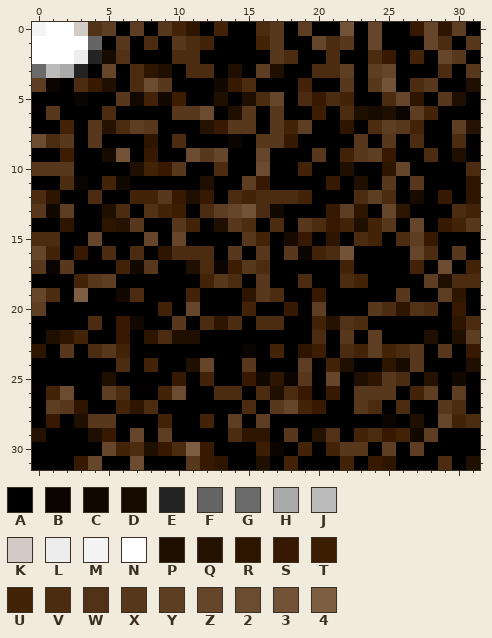
Two states of a pixel-art sprite, img/floor1.png. Above, as it was before the edit.
The file is 32x32 pixels. Colours within 5 levels of each other are drawn and written as one.
Palette (. is transparent): A #000000  B #0a0500  C #110800  D #170b00  E #242424  F #656565  G #6b6b6b  H #aaaaaa  J #bbbbbb  K #d3ccc6  L #ededed  M #f4f4f4  N #ffffff  P #1f0f00  Q #261200  R #2d1500  S #361900  T #3c1d01  U #422307  V #4b2c10  W #513216  X #57381c  Y #5d3e22  Z #65462a  2 #6b4c30  3 #725337  4 #7d5e42
The result:
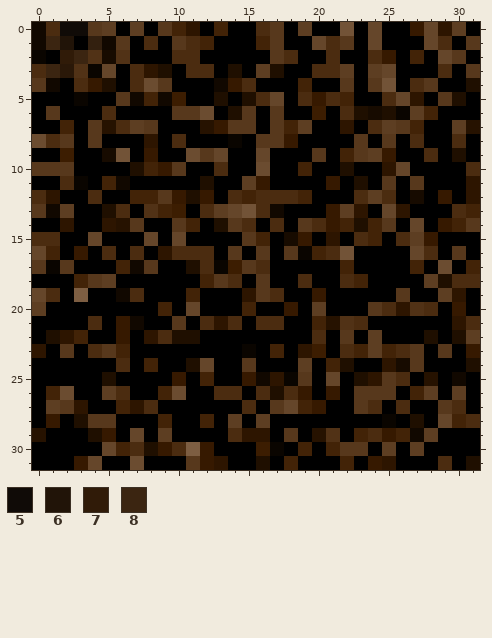
Colours new in this view: 5 #100b07  6 #211408  7 #301b08  8 #3b2511
The exact change:
colour F: #656565 -> #33200f
colour H: #aaaaaa -> #2a1808
y 0: x 0..4 MNNKW -> CV55X
y 1: x 0..3 NNNN -> C86A; x 5 A -> C
y 2: x 0..4 NNNLE -> BA78W
y 3: x 0..1 GJ -> V8; x 3..4 EA -> WB
y 4: x 0..1 YB -> XC
